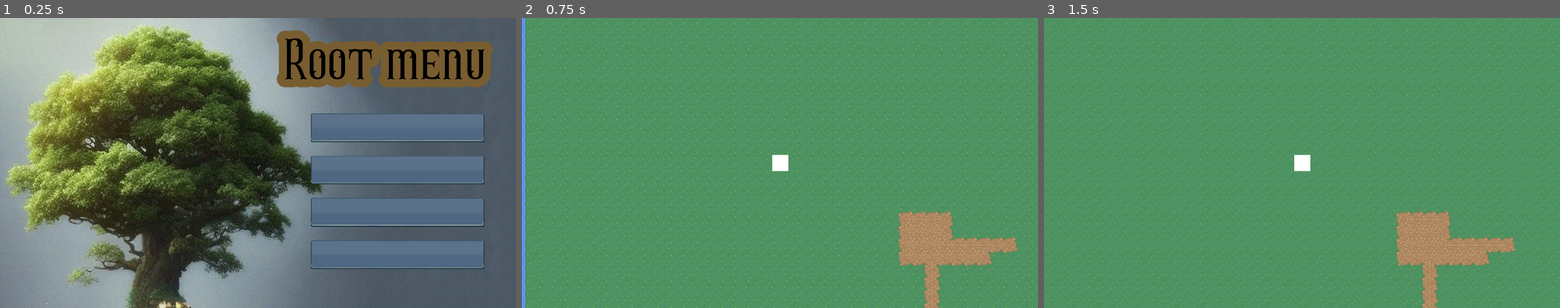
Above: before the commit, frames 1-3 (left to right).
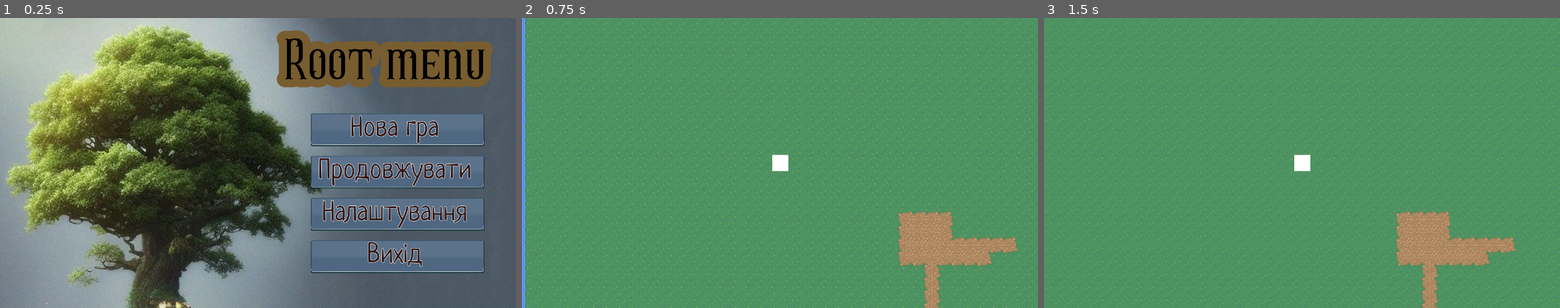
Above: after the commit, the same moments.

Repository: zolkins/RootGame
Game: Godot game, scene res://scenes/main_menu.tscn
Same seed, same stepped clock (60 frames per second), same inputs: the game is played once before the commit and once after it.
Inputs (mouse positions are in pixels of both pictures, inside the frame that each line leads up to):
- Up to frame 1 (0.25 s): no input
- Up to frame 2 (0.75 s): click "Нова гра" at 0.5 s
- Up to frame 3 (1.5 s): tap Enter at 1.25 s; move the mouse to (1415, 148) at 1.27 s; hold Right (ui_right) from 1.28 s (still down); click (1415, 148) at 1.42 s

The runs differ from the first frame. In frame 1, 5.1% of the frame differs, in the area x 60-94%, y 33-88%; in frame 2, nothing differs; in frame 3, nothing differs.

Commit message:
edit font

Diff:
--- a/resources/button_bl.tres
+++ b/resources/button_bl.tres
@@ -1,12 +1,13 @@
-[gd_resource type="Theme" load_steps=9 format=2]
+[gd_resource type="Theme" load_steps=11 format=2]
 
 [ext_resource path="res://resources/img/[5] Blue/[2] Clicked.png" type="Texture" id=1]
 [ext_resource path="res://resources/img/[5] Blue/[1] Normal.png" type="Texture" id=2]
 [ext_resource path="res://resources/img/[5] Blue/[3] Hover.png" type="Texture" id=3]
-[ext_resource path="res://resources/Hercules.otf" type="DynamicFontData" id=4]
+[ext_resource path="res://resources/Neucha-Regular.ttf" type="DynamicFontData" id=4]
 
 [sub_resource type="DynamicFont" id=4]
-size = 49
+size = 68
+outline_size = 1
 font_data = ExtResource( 4 )
 
 [sub_resource type="StyleBoxTexture" id=1]
@@ -32,6 +33,15 @@
 margin_right = 23.2352
 margin_bottom = 5.45183
 
+[sub_resource type="DynamicFont" id=5]
+size = 55
+font_data = ExtResource( 4 )
+
+[sub_resource type="DynamicFont" id=6]
+size = 68
+outline_size = 1
+font_data = ExtResource( 4 )
+
 [resource]
 Button/colors/font_color = Color( 0.2, 0.0980392, 0.0980392, 1 )
 Button/colors/font_color_disabled = Color( 0.9, 0.9, 0.9, 0.2 )
@@ -53,7 +63,7 @@
 CheckButton/colors/font_color_pressed = Color( 1, 1, 1, 1 )
 CheckButton/constants/check_vadjust = 0
 CheckButton/constants/hseparation = 4
-CheckButton/fonts/font = null
+CheckButton/fonts/font = SubResource( 5 )
 CheckButton/icons/off = null
 CheckButton/icons/off_disabled = null
 CheckButton/icons/on = null
@@ -64,3 +74,12 @@
 CheckButton/styles/hover_pressed = null
 CheckButton/styles/normal = null
 CheckButton/styles/pressed = null
+Label/colors/font_color = Color( 1, 1, 1, 1 )
+Label/colors/font_color_shadow = Color( 0, 0, 0, 0 )
+Label/colors/font_outline_modulate = Color( 1, 1, 1, 1 )
+Label/constants/line_spacing = 3
+Label/constants/shadow_as_outline = 0
+Label/constants/shadow_offset_x = 1
+Label/constants/shadow_offset_y = 1
+Label/fonts/font = SubResource( 6 )
+Label/styles/normal = null
--- a/resources/chek_b.tres
+++ b/resources/chek_b.tres
@@ -1,12 +1,8 @@
-[gd_resource type="Theme" load_steps=6 format=2]
+[gd_resource type="Theme" load_steps=5 format=2]
 
 [ext_resource path="res://resources/Hercules.otf" type="DynamicFontData" id=1]
 [ext_resource path="res://resources/img/CheckBoxoff.png" type="Texture" id=2]
 [ext_resource path="res://resources/img/CheckBox10.png" type="Texture" id=3]
-
-[sub_resource type="DynamicFont" id=1]
-size = 44
-font_data = ExtResource( 1 )
 
 [sub_resource type="DynamicFont" id=2]
 font_data = ExtResource( 1 )
@@ -20,7 +16,6 @@
 CheckButton/colors/font_color_pressed = Color( 1, 1, 1, 1 )
 CheckButton/constants/check_vadjust = 0
 CheckButton/constants/hseparation = 4
-CheckButton/fonts/font = SubResource( 1 )
 CheckButton/icons/off = ExtResource( 2 )
 CheckButton/icons/off_disabled = null
 CheckButton/icons/on = ExtResource( 3 )
--- a/scenes/main_menu.tscn
+++ b/scenes/main_menu.tscn
@@ -63,11 +63,6 @@
 outline_color = Color( 0.470588, 0.364706, 0.188235, 1 )
 font_data = ExtResource( 2 )
 
-[sub_resource type="DynamicFont" id=3]
-size = 90
-outline_size = 2
-font_data = ExtResource( 2 )
-
 [sub_resource type="DynamicFont" id=4]
 size = 28
 font_data = ExtResource( 2 )
@@ -171,24 +166,22 @@
 align = 1
 
 [node name="language2" type="Label" parent="settings"]
-margin_left = 344.0
+margin_left = 352.0
 margin_top = 256.0
-margin_right = 687.0
+margin_right = 695.0
 margin_bottom = 370.0
 theme = ExtResource( 3 )
 custom_colors/font_color = Color( 0, 0, 0, 1 )
-custom_fonts/font = SubResource( 3 )
 text = "language"
 align = 1
 
 [node name="full_screen_l" type="Label" parent="settings"]
-margin_left = 360.0
+margin_left = 352.0
 margin_top = 120.0
-margin_right = 703.0
+margin_right = 695.0
 margin_bottom = 234.0
 theme = ExtResource( 3 )
 custom_colors/font_color = Color( 0, 0, 0, 1 )
-custom_fonts/font = SubResource( 3 )
 text = "fullscreen"
 align = 1
 
Binary file added: resources/Neucha-Regular.ttf
Not shown, added: resources/OFL.txt
Not shown: 1 places in scenes/main_menu.tscn that only renumber resources
